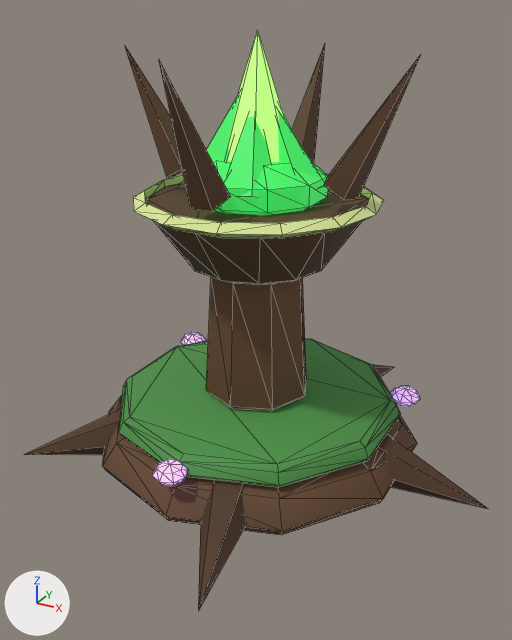
The glTF model assets/3d/tours/sylvestres-4.glb, before and after one commit.
Camera for both pictures: a camera (50 mm lens) standing at (0.686, -1.253, 0.916) and looking at (0.032, -0.064, 0.321). Every picture has the same lights, and +X, +Y and +Z are marked at lower left. The older version comes first. Mesh edges are drawn as thin lines. Where no turn or scale is listed for an object, it has been applied to the vertices. Vertices at exactly the same position are counted once.

Names of what the first picture shows: 'FeuMilieu', 'Flamme_lueur', 'sylvestres_4_lueur', 'sylvestres_4_peint'.
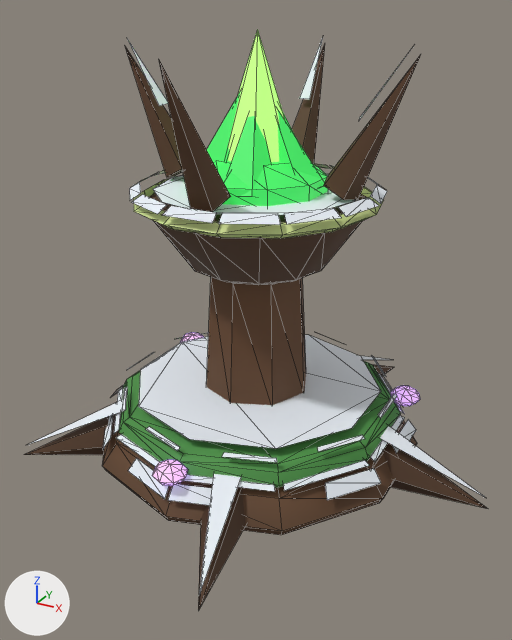
Edits to the bpy script that builds the scene:
```text
Change me_bord:
    used by ob_sylvestres_4_peint; location = (0.0, 0.0, 0.56)
    remove me_bord.from_pydata(...)  # 261 vertices, 470 faces; spans x -0.434..0.536, y -0.51..0.51, z -0.581..0.286
    add me_bord.from_pydata(...)  # 533 vertices, 614 faces; spans x -0.434..0.536, y -0.51..0.51, z -0.581..0.301
    me_bord part 1
    143 vertices are added at x -0.428..0.529, y -0.503..0.503, z -0.552..-0.419
    6 new vertices lie (0.101, 0.139, 0.0) away from vertices in x -0.287..0.186, y -0.241..0.102, z -0.461..-0.419
    6 new vertices lie (0.101, -0.139, 0.0) away from vertices in x -0.287..0.186, y -0.102..0.241, z -0.461..-0.419
    81 new faces join them
    me_bord part 2
    117 vertices are added at x -0.303..0.303, y -0.256..0.303, z -0.129..0.301
    63 new faces join them
```

Boxes (x1, y1, x2, y2) around the edits, measured in the pictures (512 x 640 px):
'sylvestres_4_peint', reshaped
    before: (24, 44, 488, 610)
    after: (24, 37, 488, 610)
part 1 of me_bord, added
    after: (30, 332, 485, 595)
part 2 of me_bord, added
    after: (128, 37, 413, 225)
